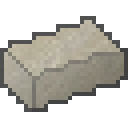
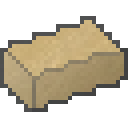
Revision of a layered 128×128 image; what changed, layer by layer:
added layer "Pasted Layer #3" (5%) above "Pasted Layer #2" over [8,20,120,80]
"Pasted Layer #2": opacity 29% → 28% over [4,52,124,108]
hid "Layer" over [4,20,124,108]
added layer "Layer #1" (47%) above "Nikkel.png" over [4,20,124,108]
